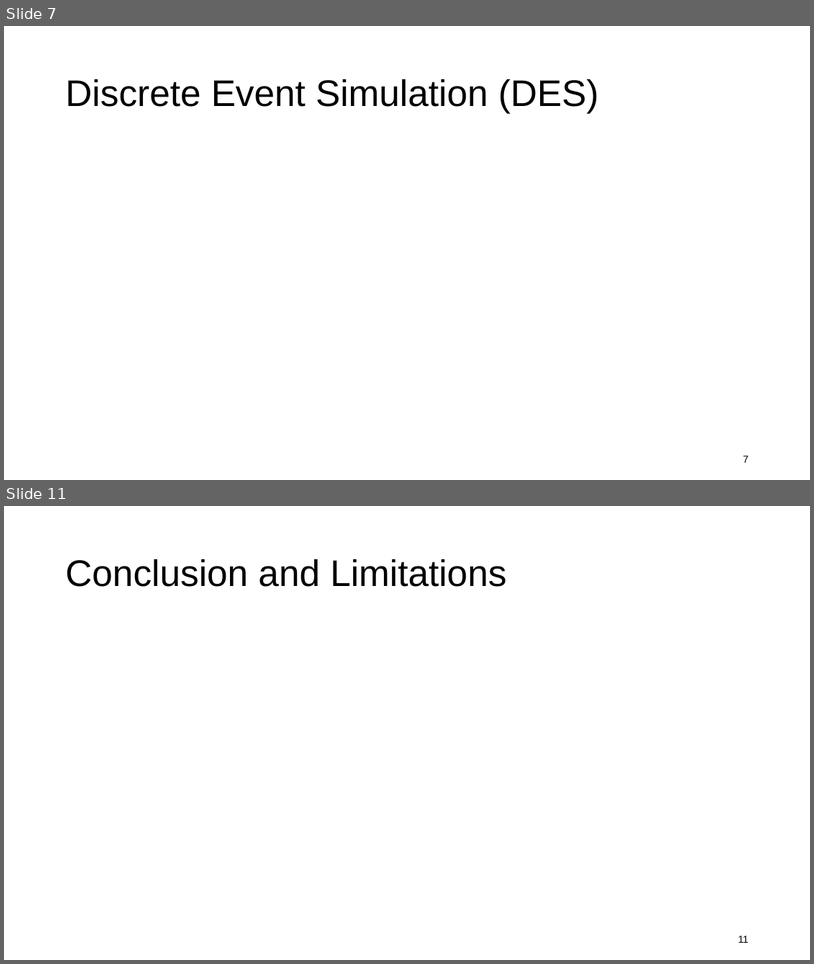
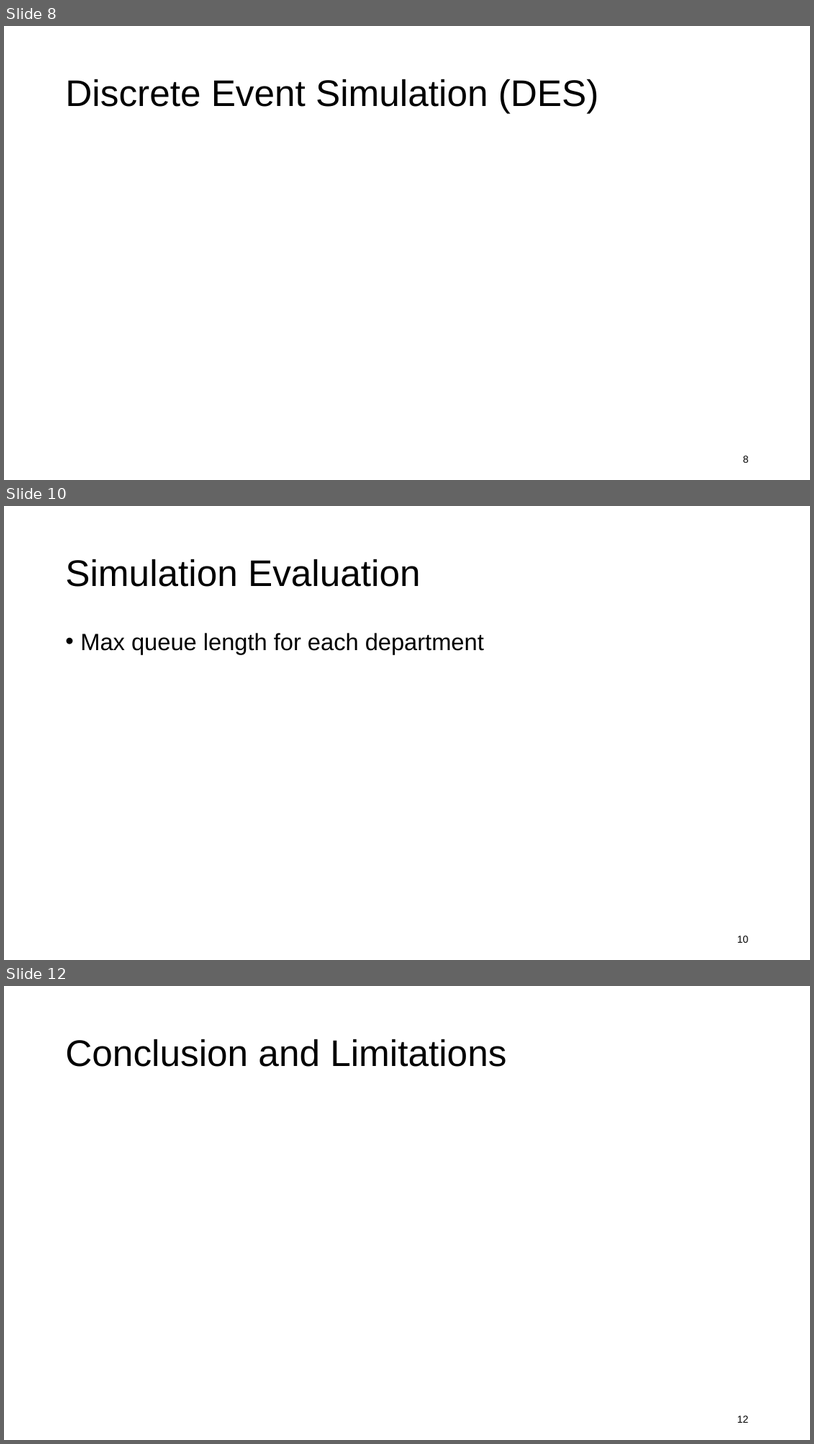
Before and after one commit to kawin7538/ds_hospital_project, a slide deck: memo_presentation/memo.pptx. Shown one above the other, each under a label of ours: slides 7 and 11 before the commit, slides 8, 10 and 12 after it; the slides between them are not shown. The pictures are 814x964 and 814x1444 pixels, drawn with LibreOffice and Linux fonts; fonts in the diff are those of the drawing; grey boxes stand for pictures. Boxes give left, top, right and bottom in pixels: in the first picture for what was removed or moved away, otherwise in the second. Text is boxed around its words. In the diff, an @@ line names an element or a change of style, - is before the commit and + after.

```diff
--- a/memo_presentation/memo.pptx
+++ b/memo_presentation/memo.pptx
@@ slide 10 added at (x1=4, y1=506, x2=810, y2=960), background #FFFFFF @@
@@ title added at (x1=65, y1=559, x2=421, y2=587), 44 pt, text #000000 @@
+Simulation Evaluation
@@ text added at (x1=80, y1=633, x2=484, y2=654), 28 pt, text #000000 @@
+• Max queue length for each department
@@ page number added at (x1=738, y1=935, x2=749, y2=942), 12 pt, text #000000 @@
+10
@@ what was slide 7 is now slide 8 @@
@@ page number at (x1=743, y1=455, x2=749, y2=462): text changed @@
-7
+8
@@ what was slide 11 is now slide 12 @@
@@ page number at (x1=738, y1=1415, x2=749, y2=1422): text changed @@
-11
+12
```
Also in this commit, not shown: 10 slides changed, 2 other slides added, 1 slide removed, 3 other files.
